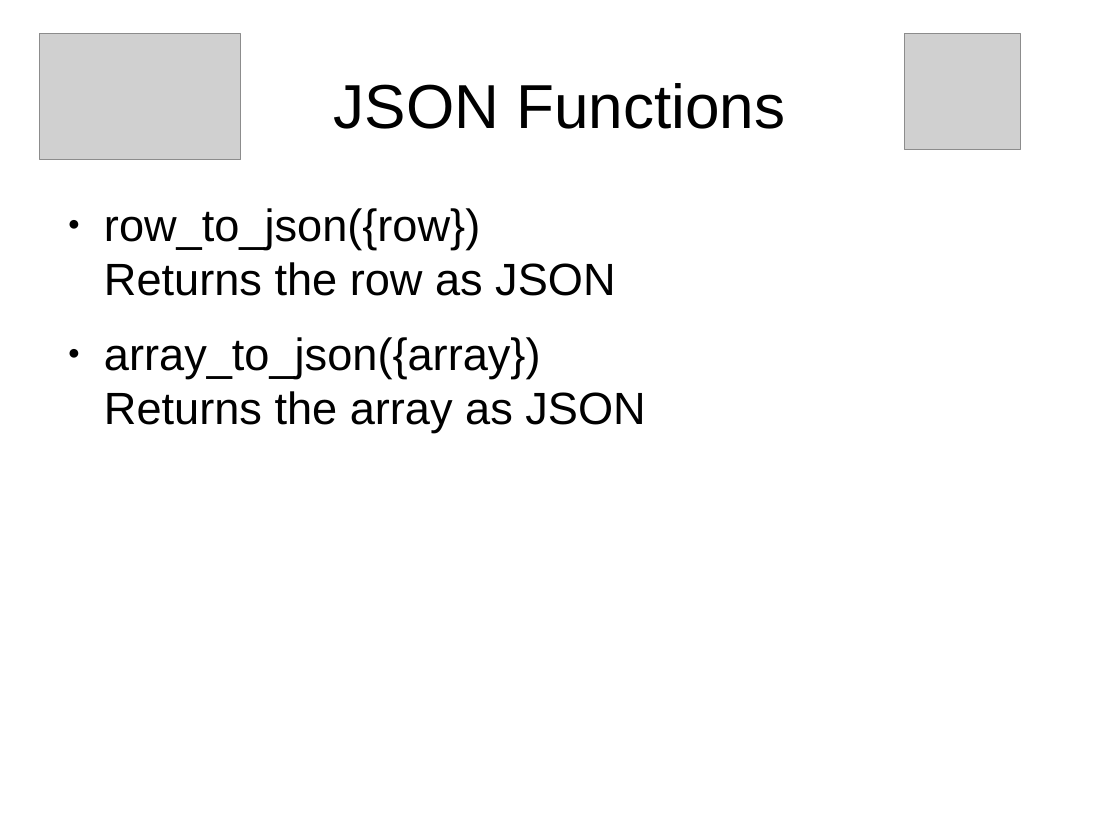
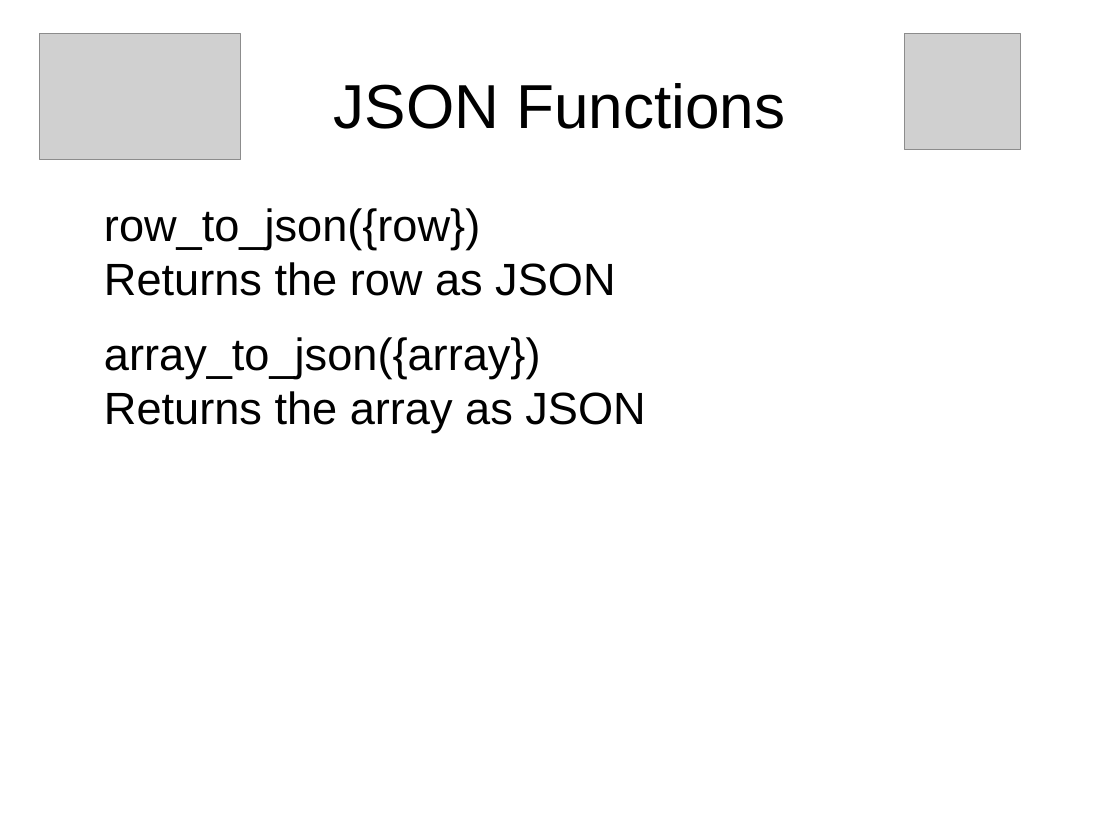
Before and after one commit to sjstoelting/talks, a slide deck: slide 4 of json-by-example/JSON-by-example.odp. Drawn at 1120x840 pixels with LibreOffice and Linux fonts; fonts in the diff are those of the drawing; grey boxes stand for pictures. Boxes give left, top, right and bottom in pixels: in the first picture for what was removed or moved away, otherwise in the second. Text is boxed around its words. In the diff, an @@ line names an element or a change of style, - is before the commit and + after.

Commit message:
Worked on the slide.

```diff
--- a/json-by-example/JSON-by-example.odp
+++ b/json-by-example/JSON-by-example.odp
@@ text "row_to_json({row}) Returns the row as ..." at [104, 208, 645, 432]: bullet ● to none @@
```
